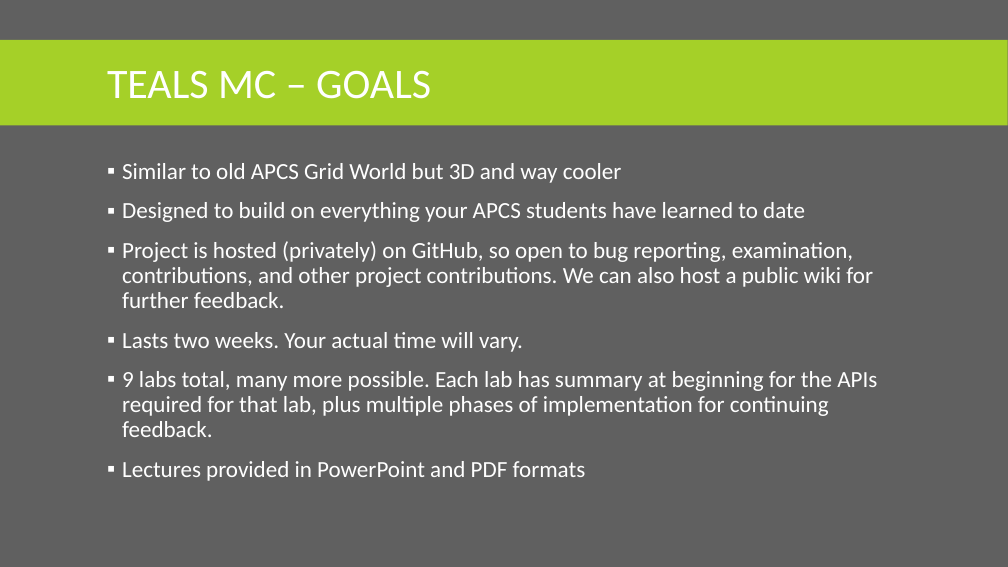
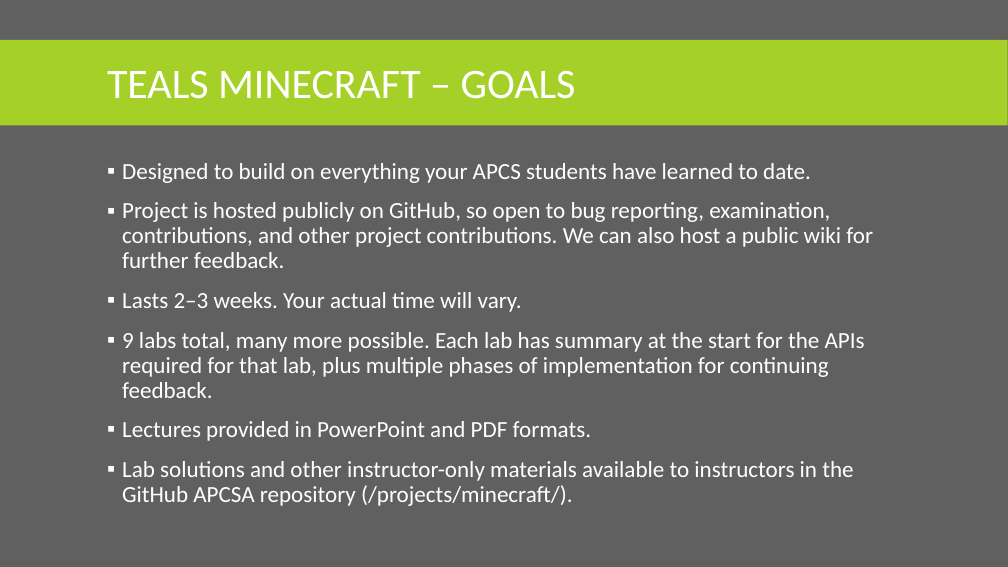
Before and after one commit to TEALSK12/teals-minecraft, a slide deck: slide 7 of docs/doc/TEALS Intro Presentation.pptx. Drawn at 1008x567 pixels with LibreOffice and Linux fonts; fonts in the diff are those of the drawing. Boxes give left, top, right and bottom in pixels: in the first picture for what was removed or moved away, otherwise in the second. Text is boxed around its words. In the diff, an @@ line names an element or a change of style, - is before the commit and + after.

```diff
--- a/docs/doc/TEALS Intro Presentation.pptx
+++ b/docs/doc/TEALS Intro Presentation.pptx
@@ title at (x1=107, y1=70, x2=576, y2=99): text changed @@
-TEALS MC – GOALS
+TEALS MINECRAFT – GOALS
@@ text at (x1=122, y1=163, x2=873, y2=506): text changed @@
-▪ Similar to old APCS Grid World but 3D and way cooler
-▪ Designed to build on everything your APCS students have learned to date
-▪ Project is hosted (privately) on GitHub, so open to bug reporting, examination, contributions, and other project contributions. We can also host a public wiki for further feedback.
-▪ Lasts two weeks. Your actual time will vary.
-▪ 9 labs total, many more possible. Each lab has summary at beginning for the APIs required for that lab, plus multiple phases of implementation for continuing feedback.
-▪ Lectures provided in PowerPoint and PDF formats
+▪ Designed to build on everything your APCS students have learned to date.
+▪ Project is hosted publicly on GitHub, so open to bug reporting, examination, contributions, and other project contributions. We can also host a public wiki for further feedback.
+▪ Lasts 2–3 weeks. Your actual time will vary.
+▪ 9 labs total, many more possible. Each lab has summary at the start for the APIs required for that lab, plus multiple phases of implementation for continuing feedback.
+▪ Lectures provided in PowerPoint and PDF formats.
+▪ Lab solutions and other instructor-only materials available to instructors in the GitHub APCSA repository (/projects/minecraft/).
```
Also in this commit, not shown: 3 other slides changed.
